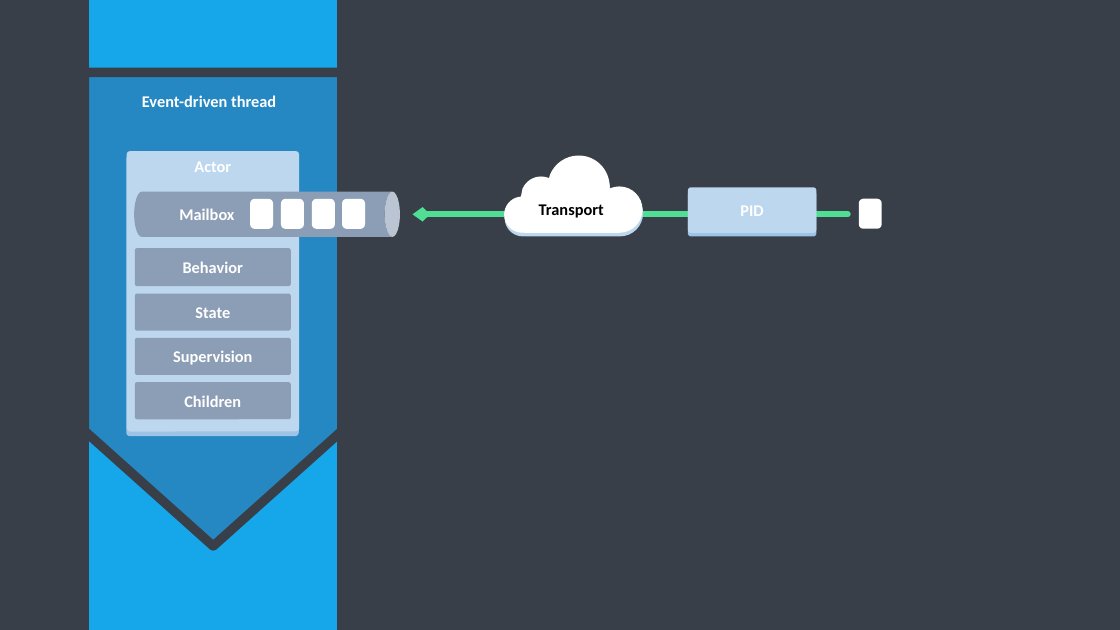
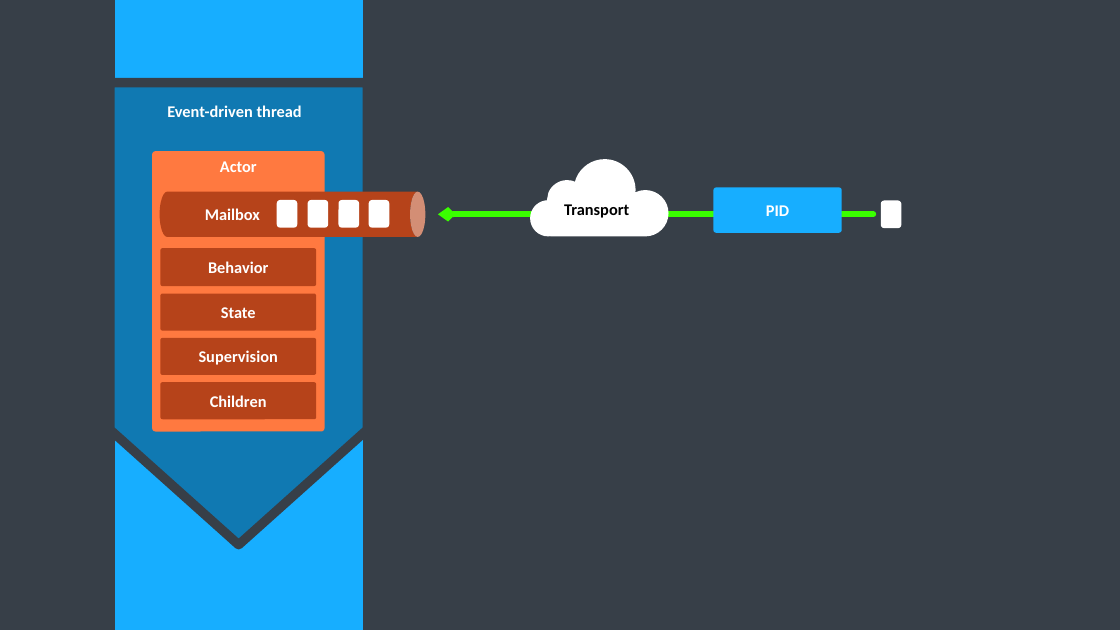
Before and after one commit to rogeralsing/Presentations, a slide deck: slide 12 of Media/protofabric.pptx. Drawn at 1120x630 pixels with LibreOffice and Linux fonts; fonts in the diff are those of the drawing. Boxes give left, top, right and bottom in pixels: in the first picture for what was removed or moved away, otherwise in the second. Text is boxed around its words. In the diff, an @@ line names an element or a change of style, - is before the commit and + after.

```diff
--- a/Media/protofabric.pptx
+++ b/Media/protofabric.pptx
@@ rectangle at box(0, 0, 1120, 630): fill #383F48 to #373F48; outline #383F48 8 pt to none @@
@@ rectangle: place and size @@
-rectangle at box(85, 0, 342, 630)
+rectangle at box(110, 0, 367, 630)
@@ rectangle at box(110, 0, 367, 630): fill #15A7E9 to #17AEFF; outline #383F48 8 pt to #373F48 8 pt @@
@@ down arrow: place and size @@
-down arrow at box(85, 72, 342, 546)
+down arrow at box(110, 82, 367, 544)
@@ down arrow at box(110, 82, 367, 544): fill #3F5E8B at 41% opacity to #1079B2; outline #383F48 8 pt to #373F48 8 pt @@
@@ text "Event-driven thread": place and size @@
-text "Event-driven thread" at box(142, 95, 276, 107)
+text "Event-driven thread" at box(167, 105, 302, 117)
@@ rounded rectangle removed at box(126, 155, 298, 436) @@
@@ rounded rectangle "Actor" at box(152, 151, 324, 432): fill #BDD7EE to #FF7940 @@
@@ freeform shape removed at box(505, 159, 644, 236) @@
@@ freeform shape: place and size @@
-freeform shape at box(504, 155, 643, 233)
+freeform shape at box(530, 159, 669, 236)
@@ fill #8C9EB6 to #B6431A in 5 elements at box(160, 248, 317, 286), box(160, 293, 317, 330), box(160, 338, 317, 375), box(160, 382, 317, 419), box(160, 192, 425, 237) @@
@@ 3 rounded rectangles: place and size @@
-3 rounded rectangles at box(282, 200, 365, 228)
+3 rounded rectangles at box(277, 200, 360, 228)
@@ outline #FFFFFF 2 pt to none in 5 elements at box(277, 200, 298, 228), box(339, 200, 360, 228), box(308, 200, 329, 228), box(881, 201, 902, 229), box(369, 200, 390, 228) @@
@@ rounded rectangle: place and size @@
-rounded rectangle at box(251, 200, 272, 228)
+rounded rectangle at box(369, 200, 390, 228)
@@ rounded rectangle removed at box(688, 191, 817, 236) @@
-ActorRef
@@ rounded rectangle "PID" at box(713, 187, 842, 233): fill #BDD7EE to #17AEFF @@
@@ rounded rectangle: place and size @@
-rounded rectangle at box(860, 200, 881, 228)
+rounded rectangle at box(881, 201, 902, 229)
@@ 6 rounded rectangles, 2 texts, 1 cylinder, 1 arrow: place and size @@
-6 rounded rectangles, 2 texts, 1 cylinder, 1 arrow at box(127, 151, 848, 432)
+6 rounded rectangles, 2 texts, 1 cylinder, 1 arrow at box(152, 151, 874, 432)
@@ arrow (874, 214) - (438, 214): stroke #50DE94 5 pt to #3AFF00 5 pt @@
```
Also in this commit, not shown: 3 other slides changed.
